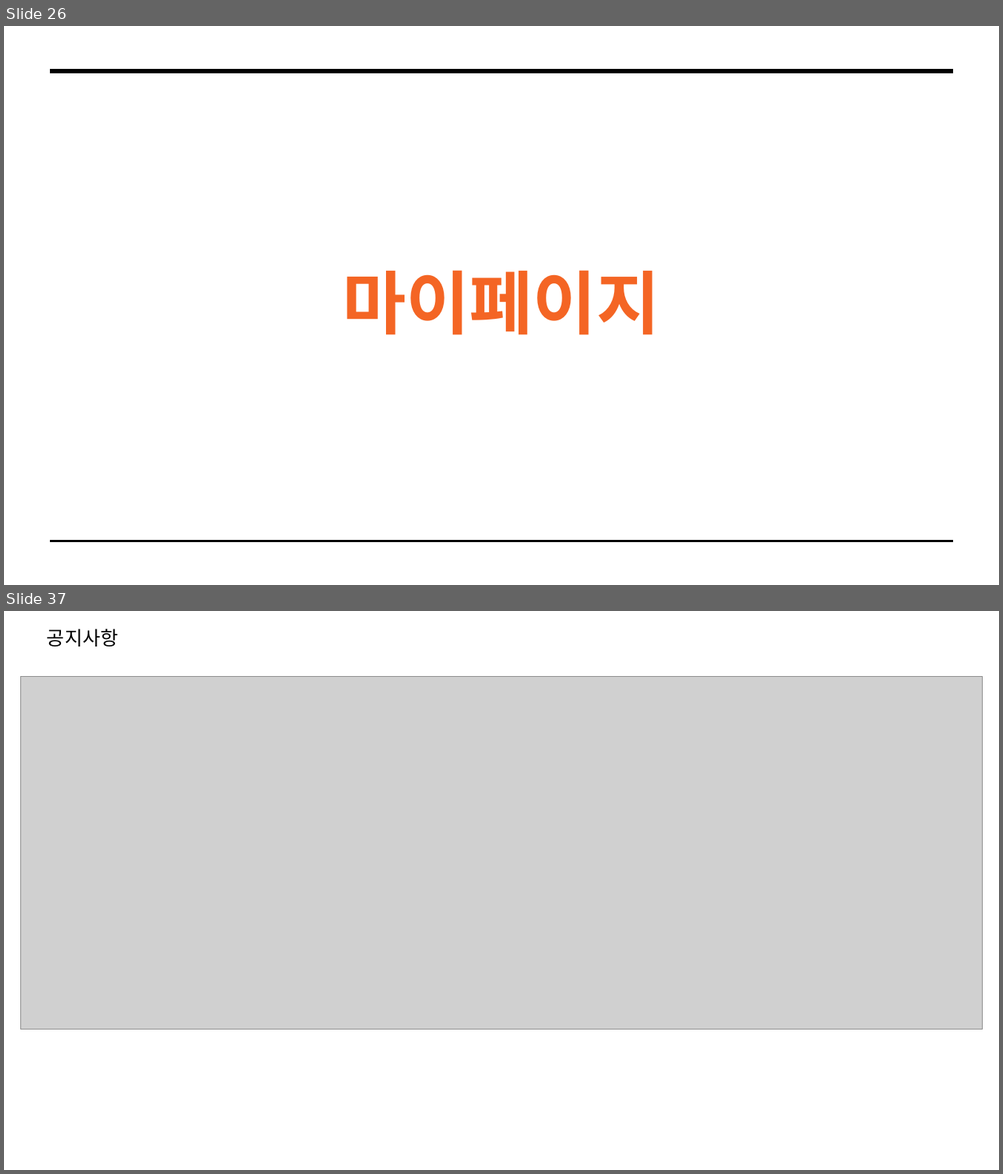
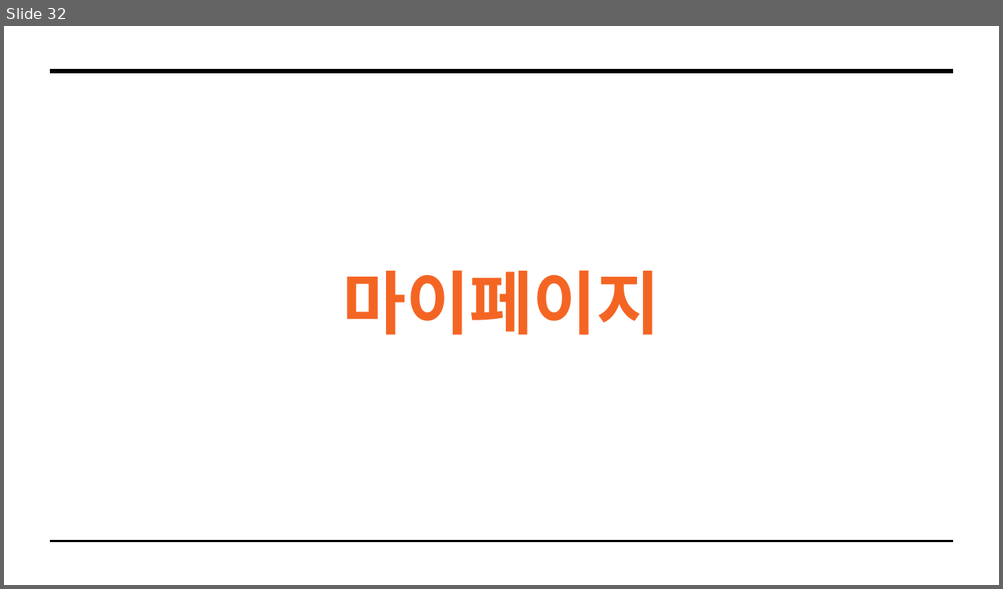
Before and after one commit to Pang-Ho/TIL, a slide deck: 팀프로젝트/파이널 프로젝트_3조_발표용.pptx. Shown one above the other, each under a label of ours: slides 26 and 37 before the commit, slide 32 after it; the slides between them are not shown. The pictures are 1003x1174 and 1003x589 pixels, drawn with LibreOffice and Linux fonts; fonts in the diff are those of the drawing; grey boxes stand for pictures. Boxes give left, top, right and bottom in pixels: in the first picture for what was removed or moved away, otherwise in the second. Text is boxed around its words. In the diff, an @@ line names an element or a change of style, - is before the commit and + after.

```diff
--- a/팀프로젝트/파이널 프로젝트_3조_발표용.pptx
+++ b/팀프로젝트/파이널 프로젝트_3조_발표용.pptx
@@ slide 37 removed at [4,611,999,1170], background #FFFFFF @@
@@ text removed at [47,629,118,647] @@
-공지사항
@@ picture removed at [21,677,982,1030] @@
@@ line removed from (51, 655) to (71, 655) @@
@@ line removed from (273, 655) to (953, 655) @@
@@ line removed from (273, 1126) to (953, 1126) @@
@@ what was slide 26 is now slide 32 @@
```
Also in this commit, not shown: 18 slides changed, 19 slides added, 8 other slides removed.
